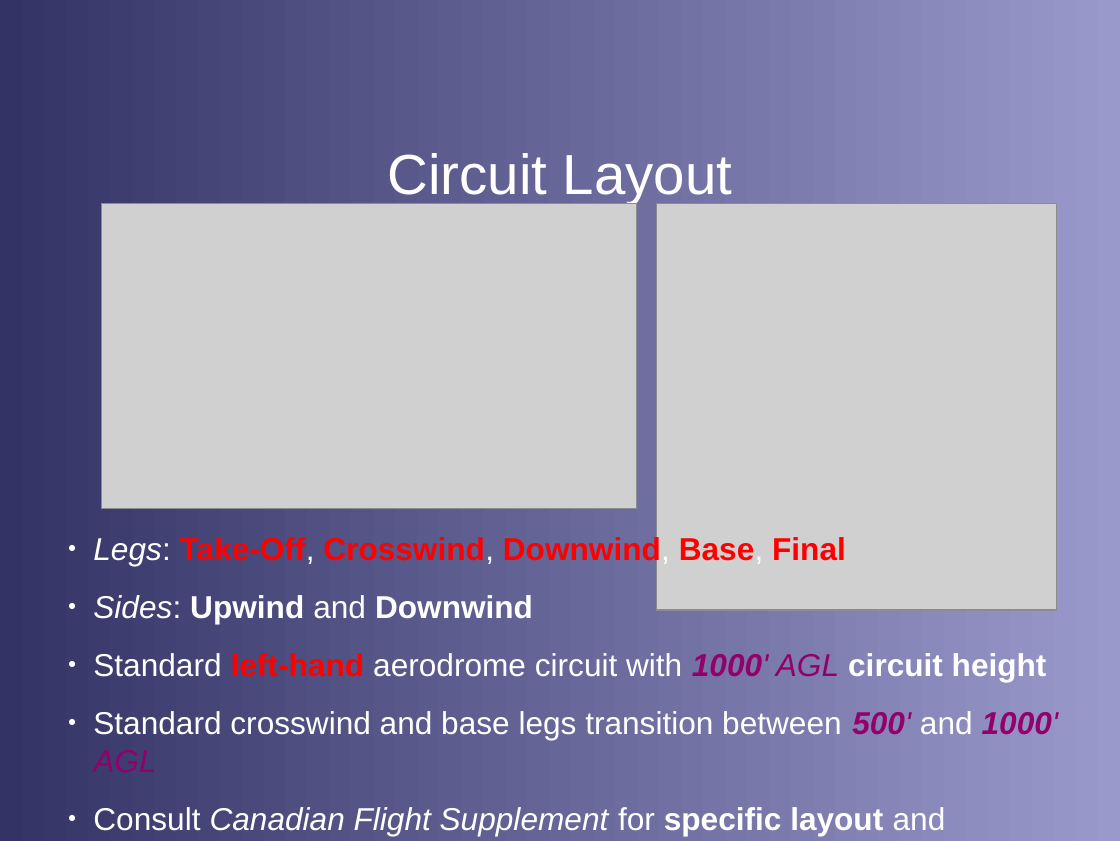
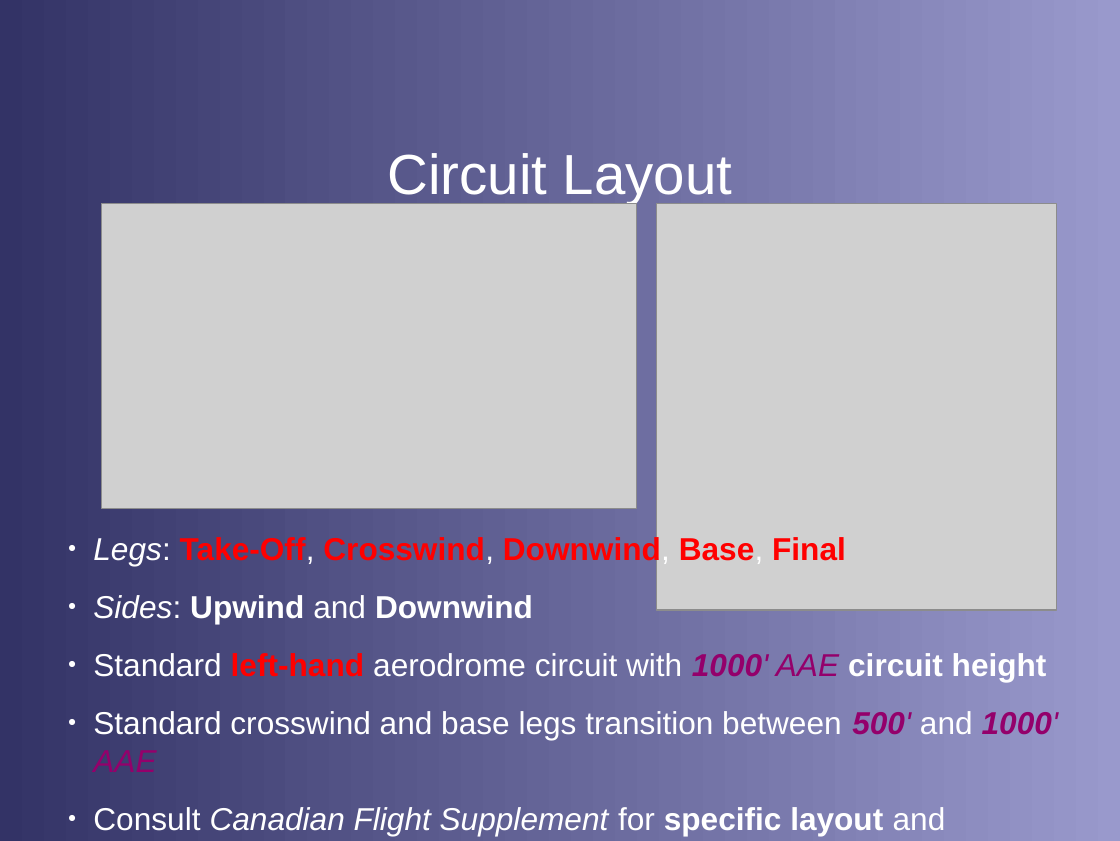
Before and after one commit to stephanheinemann/flight, a slide deck: slide 5 of FI/Circuits/Circuits.odp. Drawn at 1120x841 pixels with LibreOffice and Linux fonts; fonts in the diff are those of the drawing; grey boxes stand for pictures; background and template pictures are left out. Boxes give left, top, right and bottom in pixels: in the first picture for what was removed or moved away, otherwise in the second. Text is boxed around its words. In the diff, an @@ line names an element or a change of style, - is before the commit and + after.

Commit message:
edited take-off and circuits presentations

```diff
--- a/FI/Circuits/Circuits.odp
+++ b/FI/Circuits/Circuits.odp
@@ text at (93, 653, 1058, 740): text changed @@
-● Standard left-hand aerodrome circuit with 1000' AGL circuit height
-● Standard crosswind and base legs transition between 500' and 1000' AGL
+● Standard left-hand aerodrome circuit with 1000' AAE circuit height
+● Standard crosswind and base legs transition between 500' and 1000' AAE
```
Also in this commit, not shown: 1 other slide changed.
